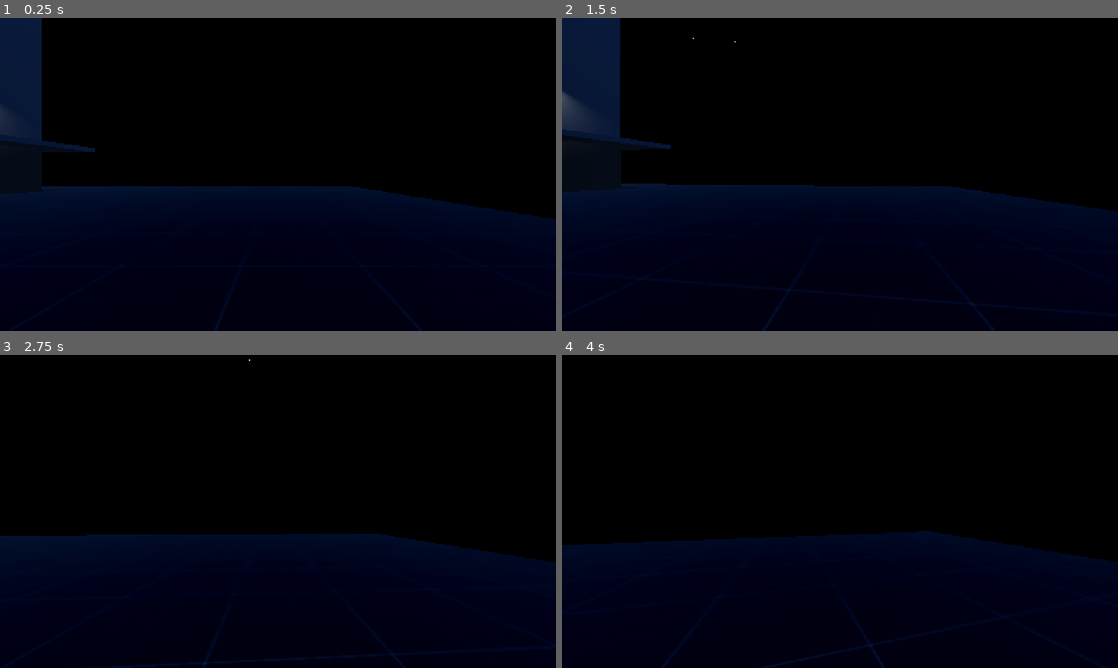
Above: before the commit, frames 1-4 (two rows, left to right).
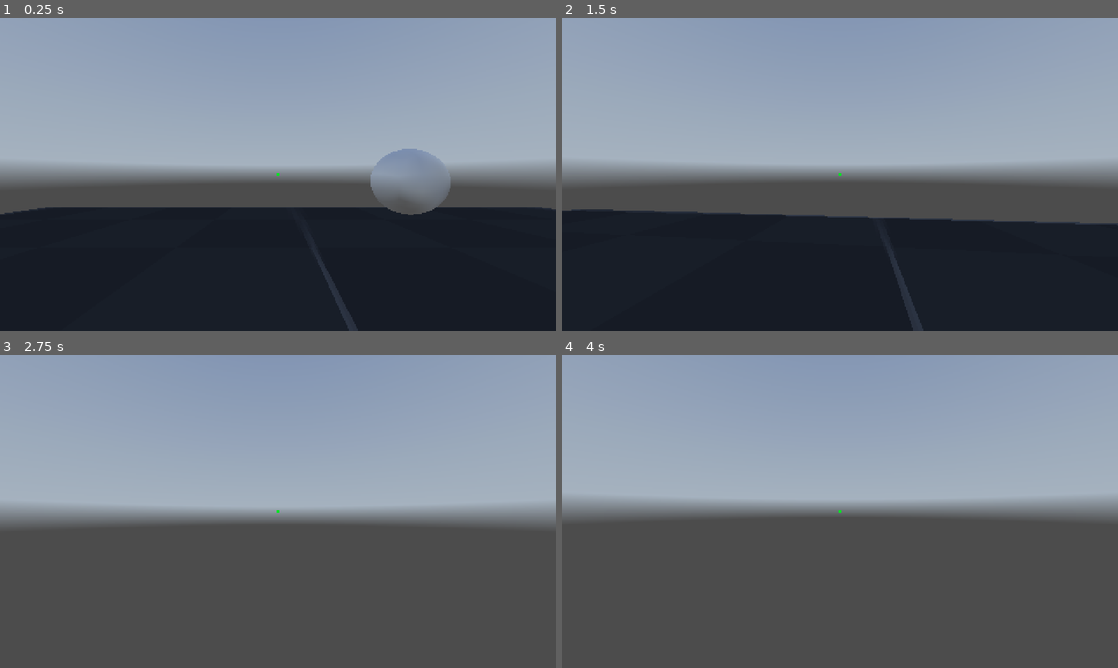
Above: after the commit, the same moments.

Repository: CarpetBakery/ThreeEnds
Game: Godot game, scene res://maps/test/mpInteractTest.tscn
Two runs of this game, one before a commit and one after it. Both use one fixed random seed, a clock stepped at 60 frames per second and the inputs below. Before the commit the project starts from res://maps/mpOilRig.tscn. A sky picture missing from this copy of the repository is replaced by a grey-blue gradient.
Inputs (mouse positions are in pixels of both pictures, inside the frame that each line leads up to):
- Up to frame 1 (0.25 s): no input
- Up to frame 2 (1.5 s): tap Enter (ui_accept) at 0.5 s; move the mouse to (867, 174) at 0.52 s; hold W (forward) from 0.53 s (still down); tap E (interact) at 0.6 s; click (867, 174) at 0.67 s; tap Space (jump) at 0.77 s; move the mouse to (812, 174) at 1.27 s; tap Ctrl (crouch) at 1.35 s
- Up to frame 3 (2.75 s): keep holding W (forward); tap Space (jump) at 1.52 s; tap E (interact) at 1.55, 2.3 s; move the mouse to (289, 505) at 2.02 s; hold Alt (free_look) from 2.03 s (still down)
- Up to frame 4 (4 s): keep holding W (forward); move the mouse to (834, 517) at 2.77 s; release Alt (free_look) at 2.78 s; tap E (interact) at 2.85, 3.8 s; click (834, 517) at 2.92 s; tap Space (jump) at 3.02, 3.77 s; move the mouse to (878, 514) at 3.52 s; press the mouse at (878, 514) at 3.53 s

The runs differ from the first frame. In frame 1, 93% of the frame differs, in the area x 0-100%, y 0-100%; in frame 2, 97%; in frame 3, 100%; in frame 4, 100%.

Commit message:
Fixed weird hud alignment issue

Diff:
--- a/maps/test/mpInteractTest.tscn
+++ b/maps/test/mpInteractTest.tscn
@@ -26,7 +26,12 @@
 
 [sub_resource type="BoxShape3D" id="BoxShape3D_ldho3"]
 
+[sub_resource type="StandardMaterial3D" id="StandardMaterial3D_nreni"]
+albedo_color = Color(0.210192, 0.429211, 0.374167, 1)
+
 [sub_resource type="CapsuleMesh" id="CapsuleMesh_m4x6n"]
+material = SubResource("StandardMaterial3D_nreni")
+height = 1.0
 
 [node name="Node3D" type="Node3D"]
 
@@ -59,7 +64,7 @@
 transform = Transform3D(1, 0, 0, 0, 1, 0, 0, 0, 1, 1.11339, 1.26653, -4)
 script = ExtResource("3_ixfmc")
 meshInst = NodePath("MeshInstance3D")
-interactionText = "This is something else"
+interactionText = "Interaction text"
 
 [node name="MeshInstance3D" type="MeshInstance3D" parent="Level/Area3D2"]
 material_override = SubResource("StandardMaterial3D_ptqns")
--- a/objects/player.tscn
+++ b/objects/player.tscn
@@ -33,7 +33,7 @@
 
 [node name="RayCastInteract" type="RayCast3D" parent="Neck/head/Eyes"]
 transform = Transform3D(1, 0, 0, 0, -4.37114e-08, -1, 0, 1, -4.37114e-08, 0, 0, 0)
-target_position = Vector3(0, -2, 0)
+target_position = Vector3(0, -2.5, 0)
 collide_with_areas = true
 
 [node name="standingCollisionShape" type="CollisionShape3D" parent="."]
@@ -95,6 +95,7 @@
 stretch_shrink = 4
 
 [node name="HudViewport" type="SubViewport" parent="UI/SubViewportContainer"]
+disable_3d = true
 transparent_bg = true
 handle_input_locally = false
 size = Vector2i(480, 270)
@@ -105,6 +106,9 @@
 anchor_left = 0.5
 anchor_top = 1.0
 anchor_right = 0.5
-offset_right = 0.0
-offset_bottom = 0.0
+anchor_bottom = 1.0
+offset_left = -240.0
+offset_top = -240.0
+offset_right = 240.0
+grow_horizontal = 2
 grow_vertical = 0
--- a/objects/playerHUD.tscn
+++ b/objects/playerHUD.tscn
@@ -3,14 +3,9 @@
 [ext_resource type="Script" path="res://scripts/PlayerHud.gd" id="1_o71xv"]
 
 [node name="PlayerHud" type="Control" node_paths=PackedStringArray("interactionText")]
+custom_minimum_size = Vector2(480, 270)
 layout_mode = 3
-anchors_preset = 15
-anchor_right = 1.0
-anchor_bottom = 1.0
-offset_right = -1440.0
-offset_bottom = -810.0
-grow_horizontal = 2
-grow_vertical = 2
+anchors_preset = 0
 script = ExtResource("1_o71xv")
 interactionText = NodePath("InteractionText")
 
@@ -30,3 +25,18 @@
 text = "Interaction text"
 horizontal_alignment = 1
 vertical_alignment = 1
+
+[node name="ColorRect" type="ColorRect" parent="."]
+layout_mode = 1
+anchors_preset = 8
+anchor_left = 0.5
+anchor_top = 0.5
+anchor_right = 0.5
+anchor_bottom = 0.5
+offset_left = -1.0
+offset_top = -1.0
+offset_right = 1.0
+offset_bottom = 1.0
+grow_horizontal = 2
+grow_vertical = 2
+color = Color(2.00705e-05, 0.891448, 0.139039, 1)
--- a/project.godot
+++ b/project.godot
@@ -11,7 +11,7 @@
 [application]
 
 config/name="ThreeEnds"
-run/main_scene="res://maps/mpOilRig.tscn"
+run/main_scene="res://maps/test/mpInteractTest.tscn"
 config/features=PackedStringArray("4.3", "Forward Plus")
 boot_splash/show_image=false
 config/icon="res://icon.svg"
--- a/scripts/Interactable.gd
+++ b/scripts/Interactable.gd
@@ -1,7 +1,7 @@
 class_name Interactable extends Area3D
 
 @export var meshInst: MeshInstance3D
-@export var interactionText: String
+@export_multiline var interactionText: String
 
 #const MP_ROOM = preload("res://maps/mpRoom.tscn")
 
--- a/scripts/PlayerHud.gd
+++ b/scripts/PlayerHud.gd
@@ -2,8 +2,13 @@
 
 @export var interactionText: Label
 
+func _ready() -> void:
+	pass
+
+func _process(delta: float) -> void:
+	pass
+
 # -- Getters/setters --
-
 ## Get reference to interaction text label
 func getInteractionText() -> Label:
 	return interactionText
Not shown: 1 places in maps/test/mpInteractTest.tscn that only renumber resources
